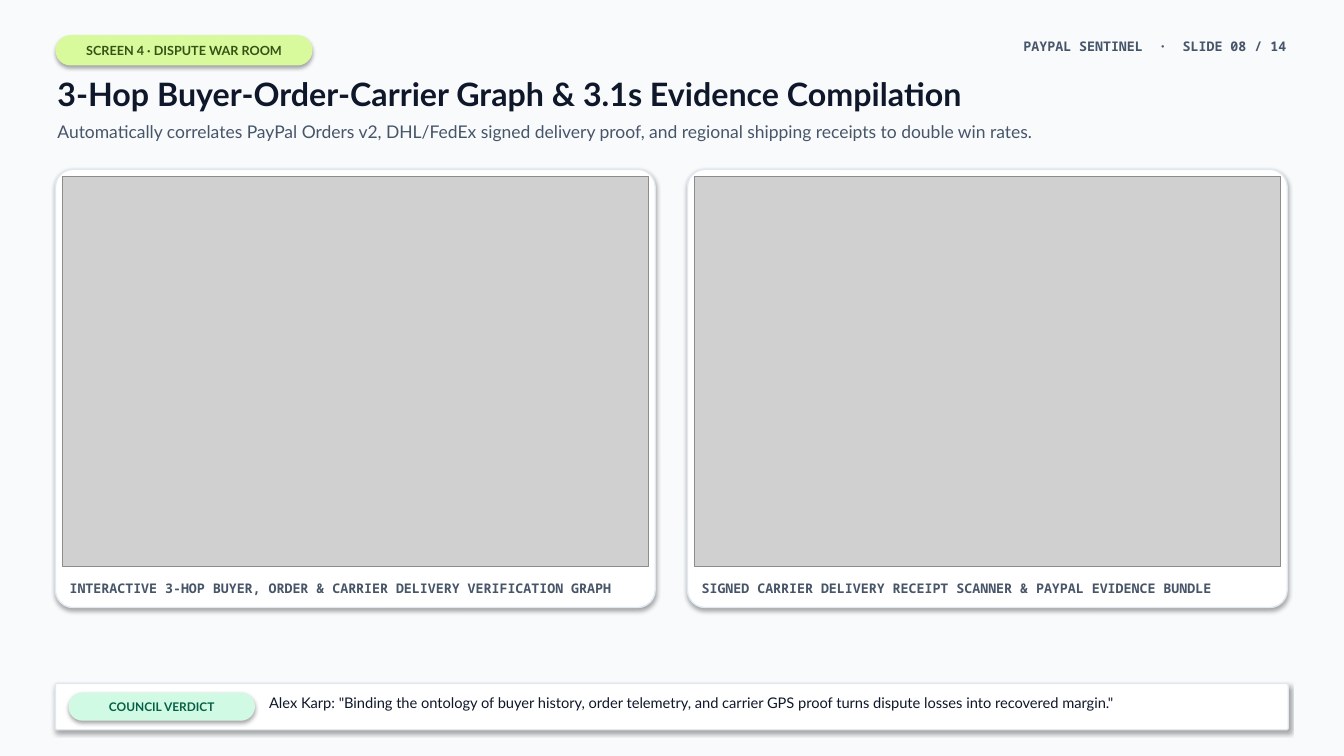
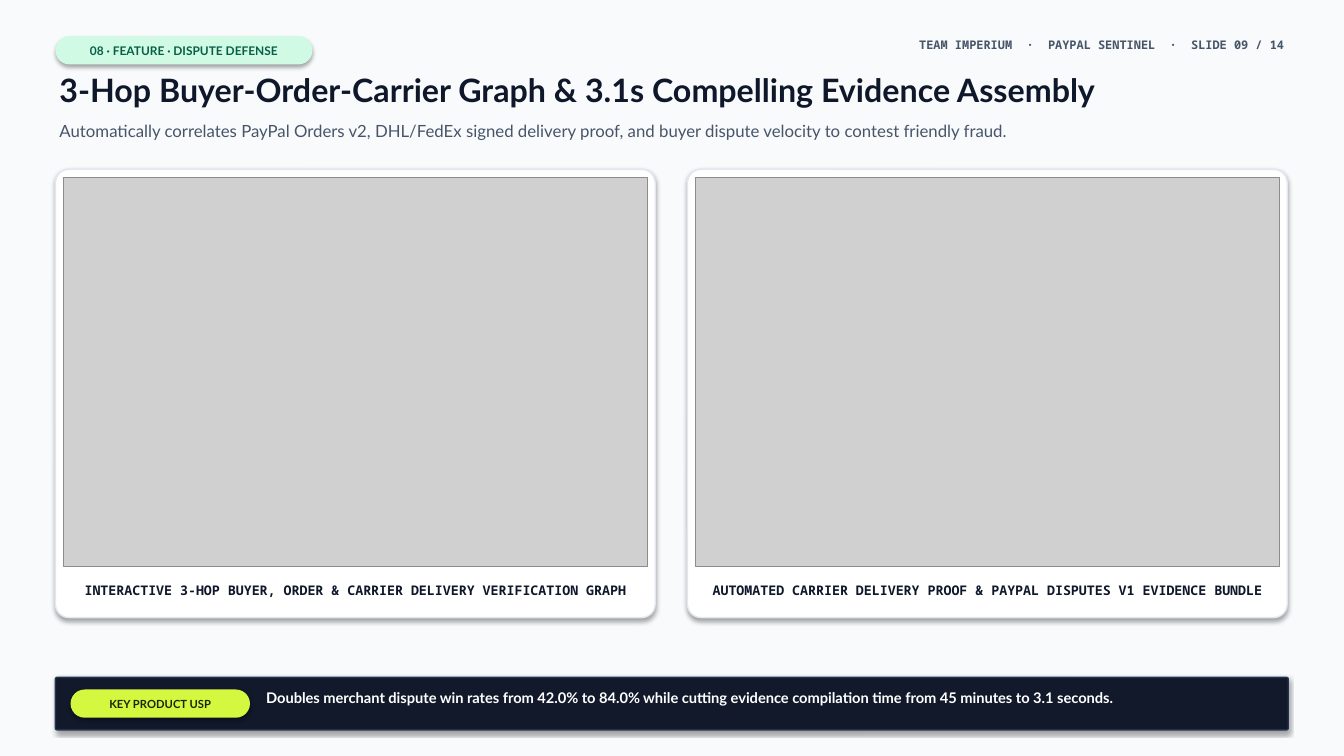
Before and after one commit to surajsaggam/PayPal, a slide deck: slide 9 of deliverables/presentation/PayPal-Sentinel-Executive-Deck.pptx (slide 8 before the commit). Drawn at 1344x756 pixels with LibreOffice and Linux fonts; fonts in the diff are those of the drawing; grey boxes stand for pictures. Boxes give left, top, right and bottom in pixels: in the first picture for what was removed or moved away, otherwise in the second. Text is boxed around its words. In the diff, an @@ line names an element or a change of style, - is before the commit and + after.

Commit message:
feat(ppt,deploy): update deck for Team Imperium, remove council/UI references, add Thank You slide & cloud deploy config

```diff
--- a/deliverables/presentation/PayPal-Sentinel-Executive-Deck.pptx
+++ b/deliverables/presentation/PayPal-Sentinel-Executive-Deck.pptx
@@ rounded rectangle "08 · FEATURE · DISPUTE ..." at (55, 36, 313, 65): fill #D9F99D to #D1FAE5 @@
@@ text in rounded rectangle at (90, 46, 278, 55): text changed; size 9 to 8.5 pt; text colour #365314 to #065F46 @@
-SCREEN 4 · DISPUTE WAR ROOM
+08 · FEATURE · DISPUTE DEFENSE
@@ text at (919, 40, 1284, 49): text changed; size 9.5 to 8.5 pt @@
-PAYPAL SENTINEL · SLIDE 08 / 14
+TEAM IMPERIUM · PAYPAL SENTINEL · SLIDE 09 / 14
@@ text at (59, 78, 1095, 108): text changed @@
-3-Hop Buyer-Order-Carrier Graph & 3.1s Evidence Compilation
+3-Hop Buyer-Order-Carrier Graph & 3.1s Compelling Evidence Assembly
@@ text at (59, 124, 1007, 140): text changed; size 12.5 to 12 pt @@
-Automatically correlates PayPal Orders v2, DHL/FedEx signed delivery proof, and regional shipping receipts to double win rates.
+Automatically correlates PayPal Orders v2, DHL/FedEx signed delivery proof, and buyer dispute velocity to contest friendly fraud.
@@ rounded rectangle: place and size @@
-rounded rectangle at (55, 169, 655, 608)
+rounded rectangle at (55, 169, 655, 618)
@@ rounded rectangle at (55, 169, 655, 618): proportions changed @@
@@ rounded rectangle at (688, 169, 1288, 618): proportions changed @@
@@ rounded rectangle: place and size @@
-rounded rectangle at (688, 169, 1288, 608)
+rounded rectangle at (688, 169, 1288, 618)
@@ text "INTERACTIVE 3-HOP BUYER, ORDER & ..." at (85, 585, 626, 597): text colour #475569 to #0F172A; alignment left to centre @@
@@ text at (713, 585, 1262, 595): text changed; text colour #475569 to #0F172A @@
-SIGNED CARRIER DELIVERY RECEIPT SCANNER & PAYPAL EVIDENCE BUNDLE
+AUTOMATED CARRIER DELIVERY PROOF & PAYPAL DISPUTES V1 EVIDENCE BUNDLE
@@ rounded rectangle: place and size @@
-rounded rectangle at (55, 684, 1289, 730)
+rounded rectangle at (55, 678, 1289, 730)
@@ rounded rectangle at (55, 678, 1289, 730): fill #FFFFFF to #11192B; outline #E2E8F0 1 pt to #24324D 1 pt; proportions changed @@
@@ rounded rectangle removed at (69, 693, 255, 721) @@
-COUNCIL VERDICT
@@ rounded rectangle added at (71, 690, 250, 718), fill #D4F73F, 8 pt, text #1A2604, bold @@
+KEY PRODUCT USP
@@ text added at (266, 692, 1113, 706), 10.5 pt, text #FFFFFF, bold @@
+Doubles merchant dispute win rates from 42.0% to 84.0% while cutting evidence compilation time from 45 minutes to 3.1 seconds.
@@ text removed at (269, 697, 1113, 711) @@
-Alex Karp: "Binding the ontology of buyer history, order telemetry, and carrier GPS proof turns dispute losses into recovered margin."
```
Also in this commit, not shown: 7 other slides changed, 6 slides added, 6 slides removed, 8 other files.
